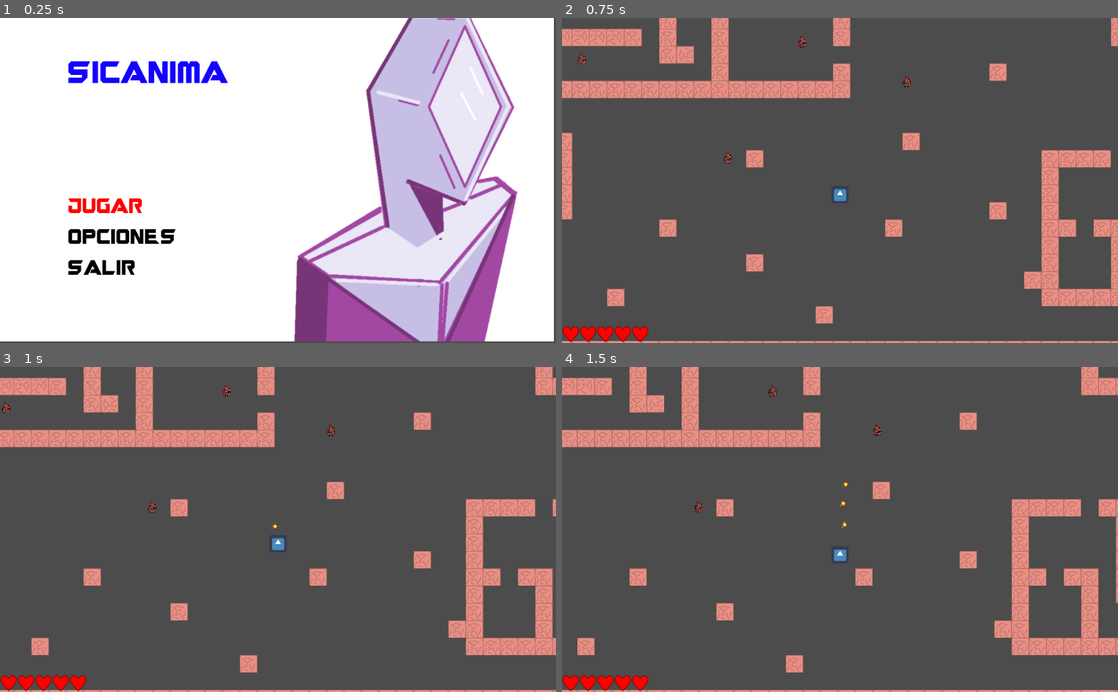
Above: before the commit, frames 1-4 (two rows, left to right).
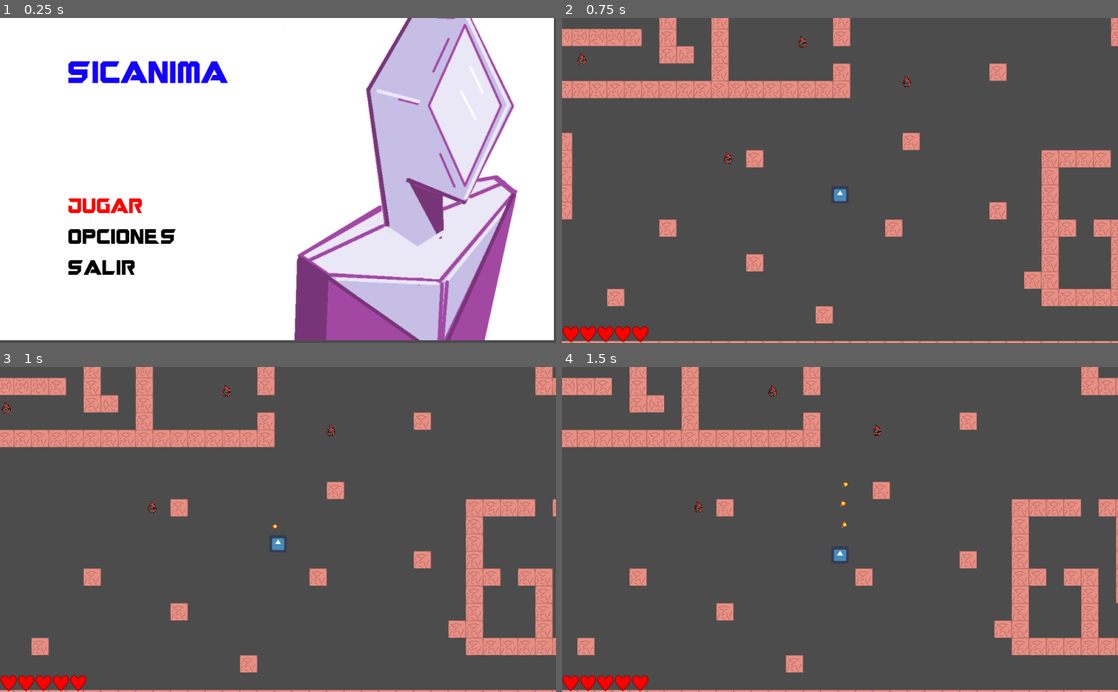
Above: after the commit, the same moments.

Repository: felipe-canales/LVAGames
Game: Godot game, scene res://nodos/MainMenu.tscn
Two runs of this game, one before a commit and one after it. Both use one fixed random seed, a clock stepped at 60 frames per second and the inputs below. The engine's default icon, where the game draws it, is replaced by a stand-in: a white triangle on a blue panel in a dark square.
Inputs:
- Up to frame 1 (0.25 s): no input
- Up to frame 2 (0.75 s): tap Enter (enter) at 0.5, 0.6 s; hold D (player_right) from 0.53 s (still down)
- Up to frame 3 (1 s): keep holding D (player_right)
- Up to frame 4 (1.5 s): release D (player_right) at 1.28 s; hold S (player_down) from 1.28 s (still down); tap Enter (enter) at 1.35 s

The runs differ from the first frame. In frame 1, 3.2% of the frame differs, in the area x 0-100%, y 0-100%; in frame 2, nothing differs; in frame 3, nothing differs; in frame 4, nothing differs.

Commit message:
pausa base

Diff:
--- /dev/null
+++ b/Camera2D.gd
@@ -0,0 +1,15 @@
+extends Camera2D
+
+
+# Declare member variables here. Examples:
+# var a = 2
+# var b = "text"
+
+
+# Called when the node enters the scene tree for the first time.
+func _ready():
+	pass # Replace with function body.
+
+
+# Called every frame. 'delta' is the elapsed time since the previous frame.
+func _process(delta):
--- /dev/null
+++ b/Continuar.gd
@@ -0,0 +1,25 @@
+extends TextureRect
+
+var active = false
+
+var image_continuar = load("res://scripts/pause/continuar.png")
+var image_continuar_ =load("res://scripts/pause/continuar_.png")
+
+
+func _ready():
+	pass # Replace with function body.
+
+
+func change_status(bol):
+
+	active = bol
+
+func _process(delta):
+
+
+	if active:
+
+		set_texture(image_continuar_)
+
+	else:
+		set_texture(image_continuar)
--- /dev/null
+++ b/Node2D.gd
@@ -0,0 +1,19 @@
+extends Node2D
+
+
+func _ready():
+	$"VBoxContainer".hide()
+	set_process(true)
+
+func _process(delta):
+
+	if Input.is_action_just_pressed("pausa") and get_tree().paused:
+		get_tree().paused = false
+		$"VBoxContainer".hide()
+		$"VBoxContainer"._reset()
+
+
+	elif Input.is_action_just_pressed("pausa") and get_tree().paused == false:
+		get_tree().paused = true
+		$"VBoxContainer".show()
+		$"VBoxContainer"._reset()
--- /dev/null
+++ b/Opciones.gd
@@ -0,0 +1,25 @@
+extends TextureRect
+
+var active = false
+
+var image_opciones = load("res://scripts/pause/opciones.png")
+var image_opciones_ =load("res://scripts/pause/opciones_.png")
+
+
+func _ready():
+	pass # Replace with function body.
+
+
+func change_status(bol):
+
+	active = bol
+
+func _process(delta):
+
+
+	if active:
+
+		set_texture(image_opciones_)
+
+	else:
+		set_texture(image_opciones)
--- /dev/null
+++ b/Salir.gd
@@ -0,0 +1,25 @@
+extends TextureRect
+
+var active = false
+
+var image_salir = load("res://scripts/pause/salir.png")
+var image_salir_ =load("res://scripts/pause/salir_.png")
+
+
+func _ready():
+	pass # Replace with function body.
+
+
+func change_status(bol):
+
+	active = bol
+
+func _process(delta):
+
+
+	if active:
+
+		set_texture(image_salir_)
+
+	else:
+		set_texture(image_salir)
--- /dev/null
+++ b/VBoxContainer.gd
@@ -0,0 +1,80 @@
+extends Container
+
+var continuar = "continuar"
+var opciones = "opciones"
+var salir = "salir"
+
+var botones = [continuar, opciones, salir]
+var actual_boton = 0
+var boton
+
+var bull
+
+var escena_inicio = "res://nodos/MainMenu.tscn"
+
+func _ready():
+	actual_boton = 0
+
+func _reset():
+	actual_boton = 0
+
+
+func set_bull(bullets):
+
+	bull = bullets
+
+
+func _physics_process(delta):
+
+	print(bull)
+
+	if Input.is_action_just_pressed("player_up"):
+
+		actual_boton -= 1
+
+	if Input.is_action_just_pressed("player_down"):
+
+		actual_boton += 1
+
+	actual_boton = actual_boton%len(botones)
+	boton = botones[actual_boton]
+
+	match boton:
+
+		continuar:
+
+			$"Continuar".change_status(true)
+			$"Opciones".change_status(false)
+			$"Salir".change_status(false)
+
+		opciones:
+
+			$"Continuar".change_status(false)
+			$"Opciones".change_status(true)
+			$"Salir".change_status(false)
+
+		salir:
+
+			$"Continuar".change_status(false)
+			$"Opciones".change_status(false)
+			$"Salir".change_status(true)
+
+	if Input.is_action_just_pressed("enter"):
+
+		match boton:
+
+			continuar:
+
+				get_tree().paused = false
+				hide()
+				actual_boton = 0
+
+
+			opciones:
+
+				pass
+
+			salir:
+
+				get_tree().paused = false
+				get_tree().change_scene(escena_inicio)
--- /dev/null
+++ b/level_test.gd
@@ -0,0 +1,10 @@
+extends Node2D
+
+var menu
+var bullets
+
+func _physics_process(delta):
+
+	menu = $"UI/pausa/VBoxContainer"
+	bullets = $"Player/Bullets"
+	menu.set_bull(bullets)
--- a/level_test.tscn
+++ b/level_test.tscn
@@ -1,10 +1,20 @@
-[gd_scene load_steps=6 format=2]
+[gd_scene load_steps=16 format=2]
 
 [ext_resource path="res://nodos/Player.tscn" type="PackedScene" id=1]
 [ext_resource path="res://nodos/Enemy.tscn" type="PackedScene" id=2]
 [ext_resource path="res://temp_assets/new_tileset.tres" type="TileSet" id=3]
 [ext_resource path="res://nodos/Gun.tscn" type="PackedScene" id=4]
 [ext_resource path="res://nodos/UI.tscn" type="PackedScene" id=5]
+[ext_resource path="res://Node2D.gd" type="Script" id=7]
+[ext_resource path="res://scripts/pause/continuar.png" type="Texture" id=8]
+[ext_resource path="res://VBoxContainer.gd" type="Script" id=9]
+[ext_resource path="res://scripts/pause/opciones.png" type="Texture" id=10]
+[ext_resource path="res://scripts/pause/salir.png" type="Texture" id=11]
+[ext_resource path="res://Continuar.gd" type="Script" id=12]
+[ext_resource path="res://scripts/pause/pausa.png" type="Texture" id=13]
+[ext_resource path="res://Opciones.gd" type="Script" id=14]
+[ext_resource path="res://Salir.gd" type="Script" id=15]
+[ext_resource path="res://Arte_Conceptual/escena.png" type="Texture" id=16]
 
 [node name="level_test" type="Node2D"]
 position = Vector2( 200, 112 )
@@ -12,17 +22,18 @@
 [node name="Player" parent="." instance=ExtResource( 1 )]
 position = Vector2( 464.781, 386.237 )
 
-[node name="Bullets" type="Node2D" parent="Player"]
-
-[node name="Gun" parent="Player" instance=ExtResource( 4 )]
-position = Vector2( -4.2741, -0.301998 )
-
 [node name="Camera2D" type="Camera2D" parent="Player"]
 current = true
 limit_left = -4
 limit_top = -4
 limit_right = 1604
 limit_bottom = 772
+
+[node name="Bullets" type="Node2D" parent="Player"]
+z_as_relative = false
+
+[node name="Gun" parent="Player" instance=ExtResource( 4 )]
+position = Vector2( -4.2741, -0.301998 )
 
 [node name="TileMap" type="TileMap" parent="."]
 position = Vector2( -200, -112 )
@@ -58,3 +69,58 @@
 position = Vector2( 477.589, 429.989 )
 
 [node name="UI" parent="." instance=ExtResource( 5 )]
+
+[node name="pausa" type="Node2D" parent="UI"]
+pause_mode = 2
+script = ExtResource( 7 )
+
+[node name="VBoxContainer" type="Container" parent="UI/pausa"]
+margin_left = 200.058
+margin_top = 81.72
+margin_right = 1756.06
+margin_bottom = 731.72
+rect_scale = Vector2( 0.360001, 0.64 )
+rect_clip_content = true
+script = ExtResource( 9 )
+__meta__ = {
+"_edit_use_anchors_": false
+}
+
+[node name="Continuar" type="TextureRect" parent="UI/pausa/VBoxContainer"]
+margin_left = 50.0
+margin_top = 280.0
+margin_right = 1606.0
+margin_bottom = 307.0
+rect_scale = Vector2( 1.403, 1.35 )
+texture = ExtResource( 8 )
+script = ExtResource( 12 )
+
+[node name="Opciones" type="TextureRect" parent="UI/pausa/VBoxContainer"]
+margin_left = 50.0
+margin_top = 350.0
+margin_right = 1606.0
+margin_bottom = 377.0
+rect_scale = Vector2( 1.5, 1.5 )
+texture = ExtResource( 10 )
+script = ExtResource( 14 )
+
+[node name="Salir" type="TextureRect" parent="UI/pausa/VBoxContainer"]
+margin_left = 50.0
+margin_top = 420.0
+margin_right = 1606.0
+margin_bottom = 447.0
+rect_scale = Vector2( 1.5, 1.5 )
+texture = ExtResource( 11 )
+script = ExtResource( 15 )
+
+[node name="Sprite" type="Sprite" parent="UI/pausa/VBoxContainer"]
+position = Vector2( 783.194, 334.244 )
+z_index = -1
+texture = ExtResource( 16 )
+__meta__ = {
+"_edit_group_": true
+}
+
+[node name="Sprite2" type="Sprite" parent="UI/pausa/VBoxContainer"]
+position = Vector2( 393.784, 125.483 )
+texture = ExtResource( 13 )
--- a/nodos/MainMenu.tscn
+++ b/nodos/MainMenu.tscn
@@ -29,14 +29,14 @@
 [node name="HBoxContainer" type="HBoxContainer" parent="."]
 margin_left = 120.0
 margin_top = 80.0
-margin_right = 1974.0
-margin_bottom = 730.0
+margin_right = 1245.0
+margin_bottom = 688.0
 mouse_filter = 0
 alignment = 1
 
 [node name="VBoxContainer" type="VBoxContainer" parent="HBoxContainer"]
 margin_right = 294.0
-margin_bottom = 650.0
+margin_bottom = 608.0
 
 [node name="Logo" type="TextureRect" parent="HBoxContainer/VBoxContainer"]
 margin_right = 294.0
@@ -47,57 +47,57 @@
 [node name="VBoxContainer" type="VBoxContainer" parent="HBoxContainer/VBoxContainer"]
 margin_top = 44.0
 margin_right = 294.0
-margin_bottom = 646.0
+margin_bottom = 604.0
 size_flags_vertical = 3
 custom_constants/separation = 30
 alignment = 1
 
 [node name="Jugar" type="TextureRect" parent="HBoxContainer/VBoxContainer/VBoxContainer"]
-margin_top = 230.0
+margin_top = 209.0
 margin_right = 294.0
-margin_bottom = 257.0
+margin_bottom = 236.0
 texture = ExtResource( 1 )
 stretch_mode = 3
 script = ExtResource( 8 )
 
 [node name="Opciones" type="TextureRect" parent="HBoxContainer/VBoxContainer/VBoxContainer"]
-margin_top = 287.0
+margin_top = 266.0
 margin_right = 294.0
-margin_bottom = 314.0
+margin_bottom = 293.0
 texture = ExtResource( 3 )
 stretch_mode = 3
 script = ExtResource( 7 )
 
 [node name="Salir" type="TextureRect" parent="HBoxContainer/VBoxContainer/VBoxContainer"]
-margin_top = 344.0
+margin_top = 323.0
 margin_right = 294.0
-margin_bottom = 371.0
+margin_bottom = 350.0
 texture = ExtResource( 6 )
 stretch_mode = 3
 script = ExtResource( 9 )
 
 [node name="Version" type="TextureRect" parent="HBoxContainer/VBoxContainer"]
-margin_top = 650.0
+margin_top = 608.0
 margin_right = 294.0
-margin_bottom = 650.0
+margin_bottom = 608.0
 stretch_mode = 3
 
 [node name="CenterContainer" type="CenterContainer" parent="HBoxContainer"]
 margin_left = 298.0
-margin_right = 1854.0
-margin_bottom = 650.0
+margin_right = 1125.0
+margin_bottom = 608.0
 size_flags_horizontal = 3
 size_flags_vertical = 3
 
 [node name="Characters" type="TextureRect" parent="HBoxContainer/CenterContainer"]
-margin_left = 778.0
-margin_top = 325.0
-margin_right = 778.0
-margin_bottom = 325.0
+margin_left = 413.0
+margin_top = 304.0
+margin_right = 413.0
+margin_bottom = 304.0
 stretch_mode = 3
 
 [node name="back" type="Sprite" parent="."]
-position = Vector2( -542.237, -52.6258 )
+position = Vector2( -542.237, -54.8979 )
 z_index = -1
 texture = ExtResource( 5 )
 centered = false
--- a/project.godot
+++ b/project.godot
@@ -107,3 +107,8 @@
 "events": [ Object(InputEventKey,"resource_local_to_scene":false,"resource_name":"","device":0,"alt":false,"shift":false,"control":false,"meta":false,"command":false,"pressed":false,"scancode":16777221,"unicode":0,"echo":false,"script":null)
  ]
 }
+pausa={
+"deadzone": 0.5,
+"events": [ Object(InputEventKey,"resource_local_to_scene":false,"resource_name":"","device":0,"alt":false,"shift":false,"control":false,"meta":false,"command":false,"pressed":false,"scancode":16777217,"unicode":0,"echo":false,"script":null)
+ ]
+}
Binary file added: scripts/pause/continuar.png
Not shown, added: scripts/pause/continuar.png.import
Binary file added: scripts/pause/continuar_.png
Not shown, added: scripts/pause/continuar_.png.import
Binary file added: scripts/pause/opciones.png
Not shown, added: scripts/pause/opciones.png.import
Binary file added: scripts/pause/opciones_.png
Not shown, added: scripts/pause/opciones_.png.import
Binary file added: scripts/pause/pausa.png
Not shown, added: scripts/pause/pausa.png.import
Binary file added: scripts/pause/salir.png
Not shown, added: scripts/pause/salir.png.import
(and 2 more such lines)
